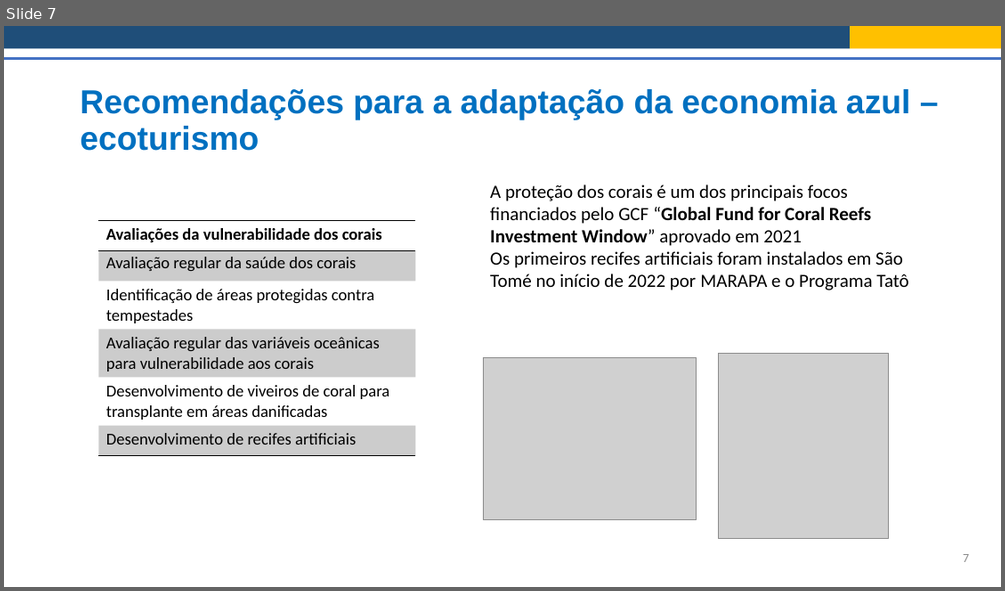
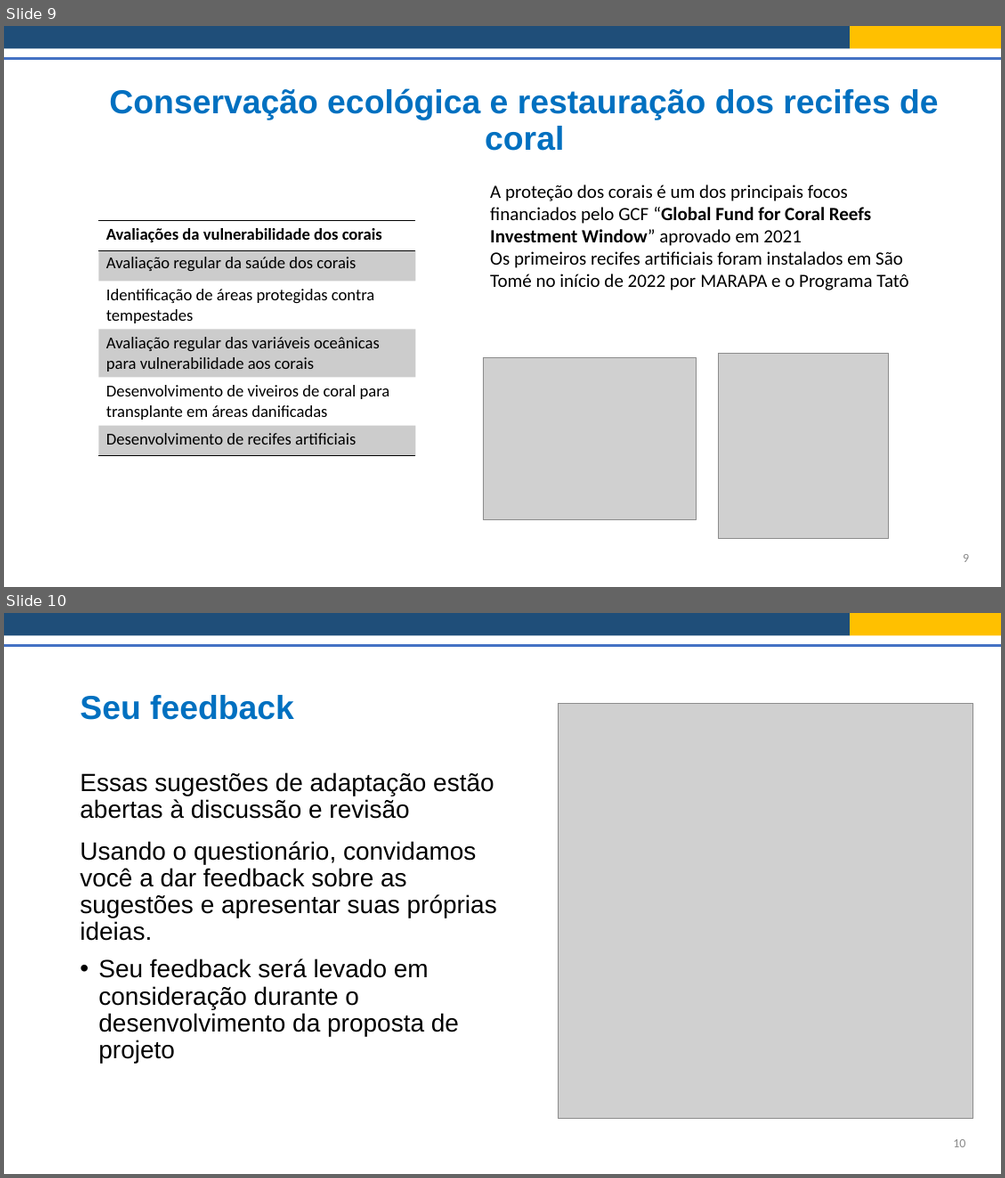
Before and after one commit to Risk-Team/trainings, a slide deck: STP/presentations/Session_2/Adaptation_recommendations_port.pptx. Shown one above the other, each under a label of ours: slide 7 before the commit, slides 9 and 10 after it. The pictures are 1005x591 and 1005x1178 pixels, drawn with LibreOffice and Linux fonts; fonts in the diff are those of the drawing; grey boxes stand for pictures. Boxes give left, top, right and bottom in pixels: in the first picture for what was removed or moved away, otherwise in the second. Text is boxed around its words. In the diff, an @@ line names an element or a change of style, - is before the commit and + after.

```diff
--- a/STP/presentations/Session_2/Adaptation_recommendations_port.pptx
+++ b/STP/presentations/Session_2/Adaptation_recommendations_port.pptx
@@ slide 10 added at [4, 613, 1001, 1174], background #FFFFFF @@
@@ rectangle added at [4, 613, 850, 636], fill #1F4E79 @@
@@ rectangle added at [850, 613, 1001, 636], fill #FFC000 @@
@@ line added from (4, 645) to (1001, 645), #4472C4 2.25 pt @@
@@ title added at [80, 695, 294, 720], 32 pt, text #0070C0, bold @@
+Seu feedback
@@ picture added at [558, 704, 973, 1119] @@
@@ text added at [80, 772, 497, 1062], 24 pt, text #000000 @@
+• Essas sugestões de adaptação estão abertas à discussão e revisão
+  Usando o questionário, convidamos você a dar feedback sobre as sugestões e apresentar suas próprias ideias.
+  Seu feedback será levado em consideração durante o desenvolvimento da proposta de projeto
@@ page number added at [953, 1139, 965, 1147], 12 pt, text #8C8C8C @@
+10
@@ what was slide 7 is now slide 9 @@
@@ slide 9 changed as well @@
@@ title at [109, 88, 938, 151]: text changed @@
-Recomendações para a adaptação da economia azul – ecoturismo
+Conservação ecológica e restauração dos recifes de coral
@@ page number at [963, 554, 969, 562]: text changed @@
-7
+9
```
Also in this commit, not shown: 7 other slides changed, 2 other slides added, 2 slides removed, 3 other files.
